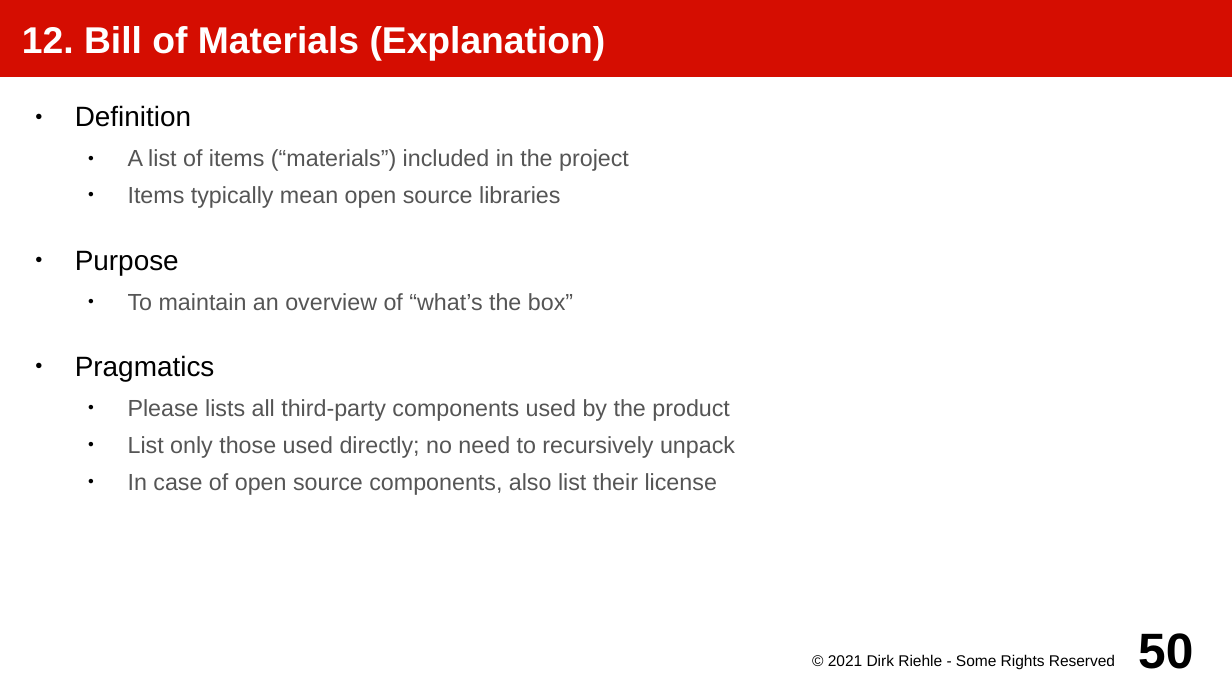
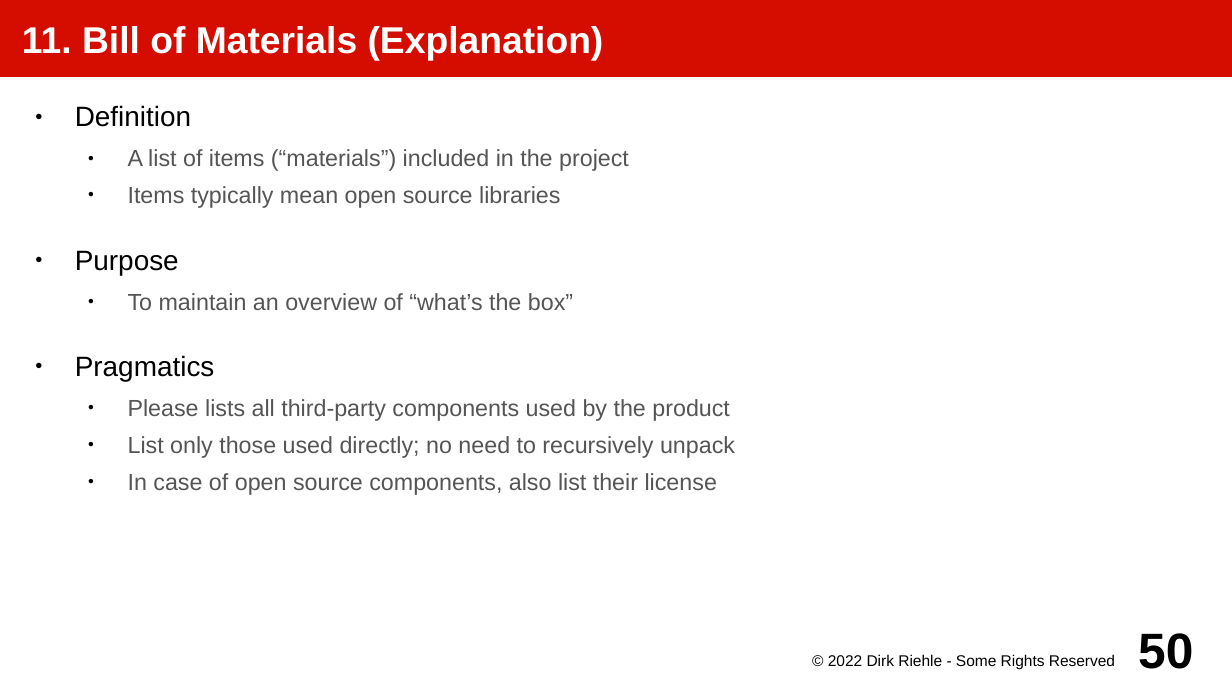
Before and after one commit to dirkriehle/amos-course, a slide deck: slide 50 of Lecture slides/AMOS A02 - Project Setup.odp. Drawn at 1232x693 pixels with LibreOffice and Linux fonts; fonts in the diff are those of the drawing. Boxes give left, top, right and bottom in pixels: in the first picture for what was removed or moved away, otherwise in the second. Text is boxed around its words. In the diff, an @@ line names an element or a change of style, - is before the commit and + after.

```diff
--- a/Lecture slides/AMOS A02 - Project Setup.odp
+++ b/Lecture slides/AMOS A02 - Project Setup.odp
@@ title at [22, 26, 604, 61]: text changed @@
-12. Bill of Materials (Explanation)
+11. Bill of Materials (Explanation)
@@ text at [828, 654, 1115, 670]: text changed @@
-© 2021 Dirk Riehle - Some Rights Reserved
+© 2022 Dirk Riehle - Some Rights Reserved
```
Also in this commit, not shown: 49 other slides changed, 24 other files.
